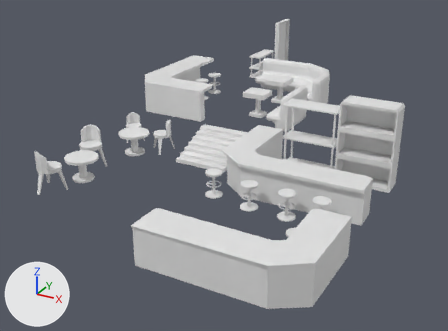
What one commit did to the FBX model ShowUsWutYouAreMadeOf/Assets/Models/Environment/Room furnitures.fbx.
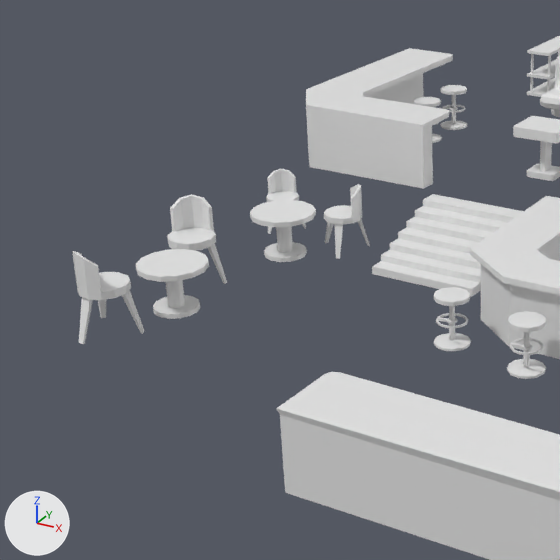
Each version is shown whole from a camera (50 mm lens) standing at (12.24, -19.13, 10.36) and looking at (0.37, 2.45, -0.43), then close up on the part from 0% to 59% of the width and 10% to 90% of the height. Every picture has the same lights, and +X, +Y and +Z are marked at lower left. Where no turn or scale is listed for an object, it has been applied to the vertices.

The first close-up shows 'bar stool.004', 'bar stool.007', 'bar table.001', 'chair_round.001', 'chair_round.002', 'chair_round.003', 'chair_round.004', 'sitting bar.002', 'sitting bar.003', 'stair.002', 'table_rect.001', 'table_round.001', 'table_round.002'.
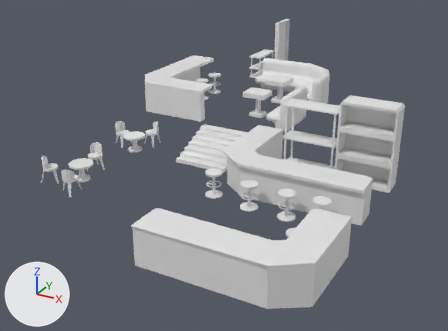
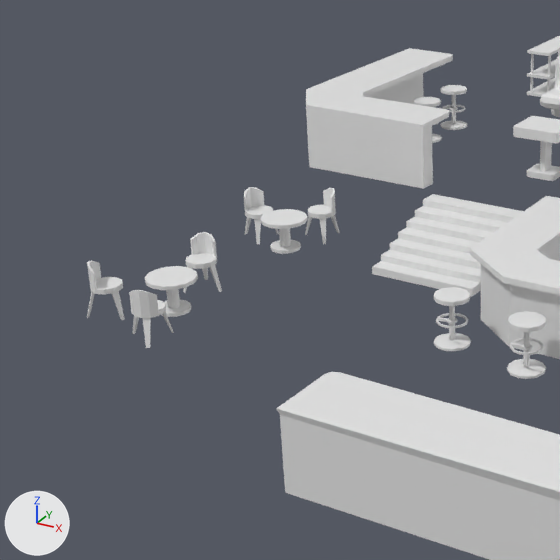
Where the newer file only moved an object's origin or applied its transform, the numbers keep the older frame.

Boxes (x1, y1, x2, y2) around the edits, measured in the close-ups (560 x 560 px):
```json
{"object": "table_round.001", "change": "moved, rescaled", "before": [136, 249, 209, 319], "after": [260, 209, 308, 254], "on screen": "34% narrower, 35% shorter"}
{"object": "table_round.002", "change": "moved, rescaled", "before": [250, 200, 316, 262], "after": [145, 266, 198, 317], "on screen": "19% narrower, 17% shorter"}
{"object": "chair_round.002", "change": "mesh turned", "before": [72, 251, 144, 344], "after": [244, 187, 279, 244]}
{"object": "chair_round.001", "change": "deleted", "before": [167, 194, 227, 284]}
{"object": "chair_round.003", "change": "mesh turned", "before": [266, 169, 306, 234], "after": [305, 188, 340, 244]}
{"object": "chair_round.004", "change": "deleted", "before": [324, 184, 370, 259]}
{"object": "chair_round.007", "change": "added", "after": [129, 290, 174, 348]}
{"object": "chair_round.006", "change": "added", "after": [183, 232, 222, 293]}
{"object": "chair_round.010", "change": "added", "after": [87, 260, 125, 320]}
```

Scene script edits in JSON lines:
```json
{"block": "me_circle_072", "where": "me_circle_072.from_pydata(...)  # 82 vertices, 72 faces; spans x -0.385..0.467, y -0.495..0.318, z -0.613..0.597"}
{"block": "me_circle_072", "where": "# used by ob_chair_round_003; location = (-4.04, 2.03, 0.7)"}
{"block": "me_circle_072", "change": "me_circle_072 part 2: the whole mesh is turned -73.1 degrees about the z axis through its middle and scaled by 0.869, then moved by (0.831, 0.159, -0.173)"}
{"block": "me_circle_070", "where": "me_circle_070.from_pydata(...)  # 82 vertices, 72 faces; spans x -0.52..0.62, y -0.61..0.5, z -0.83..0.81"}
{"block": "me_circle_070", "where": "# used by ob_chair_round_002; location = (-3.91, -3.53, 0.8)"}
{"block": "me_circle_070", "change": "me_circle_070 part 1: the whole mesh is turned -83.4 degrees about the z axis through its middle and scaled by 0.641, then moved by (-0.5, 5.09, -0.3)"}
{"op": "add", "block": "me_circle_009", "code": ["me_circle_009 = bpy.data.meshes.new('Circle.009')", "me_circle_009.from_pydata(...)  # 82 vertices, 72 faces; spans x -0.283..0.429, y -0.319..0.412, z -0.533..0.519", "me_circle_009.materials.append(mat_darkened_color_palette)  # white #e7e7e7"]}
{"op": "add", "block": "me_circle_006", "code": ["me_circle_006 = bpy.data.meshes.new('Circle.006')", "me_circle_006.from_pydata(...)  # 82 vertices, 72 faces; spans x -0.418..0.284, y -0.343..0.403, z -0.533..0.519", "me_circle_006.materials.append(mat_darkened_color_palette)  # white #e7e7e7"]}
{"op": "add", "block": "me_circle_005", "code": ["me_circle_005 = bpy.data.meshes.new('Circle.005')", "me_circle_005.from_pydata(...)  # 82 vertices, 72 faces; spans x -0.284..0.417, y -0.402..0.345, z -0.533..0.519", "me_circle_005.materials.append(mat_darkened_color_palette)  # white #e7e7e7"]}
{"op": "remove", "block": "ob_chair_round_004", "code": ["ob_chair_round_004 = bpy.data.objects.new('chair_round.004', me_circle_073)", "ob_chair_round_004.location = (-2.32, 1.83, 0.68)"]}
{"op": "remove", "block": "ob_chair_round_001", "code": ["ob_chair_round_001 = bpy.data.objects.new('chair_round.001', me_circle_069)", "ob_chair_round_001.location = (-4.05, -0.9, 0.79)"]}
{"op": "set", "path": "ob_table_round_001.location", "old": "(-3.47, -2.16, 0.43)", "new": "(-3.47, 1.28, 0.31)"}
{"op": "set", "path": "ob_table_round_001.scale", "old": "(1.0, 1.0, 1.0)", "new": "(0.725, 0.725, 0.725)"}
{"op": "set", "path": "ob_table_round_002.location", "old": "(-3.26, 0.99, 0.45)", "new": "(-3.47, -2.22, 0.31)"}
{"op": "set", "path": "ob_table_round_002.scale", "old": "(1.0, 1.0, 1.0)", "new": "(0.725, 0.725, 0.725)"}
{"op": "add", "block": "ob_chair_round_010", "code": ["ob_chair_round_010 = bpy.data.objects.new('chair_round.010', me_circle_009)", "ob_chair_round_010.location = (-4.4, -2.98, 0.52)"]}
{"op": "add", "block": "ob_chair_round_007", "code": ["ob_chair_round_007 = bpy.data.objects.new('chair_round.007', me_circle_006)", "ob_chair_round_007.location = (-3.04, -3.35, 0.49)"]}
{"op": "add", "block": "ob_chair_round_006", "code": ["ob_chair_round_006 = bpy.data.objects.new('chair_round.006', me_circle_005)", "ob_chair_round_006.location = (-3.63, -1.16, 0.52)"]}
```
